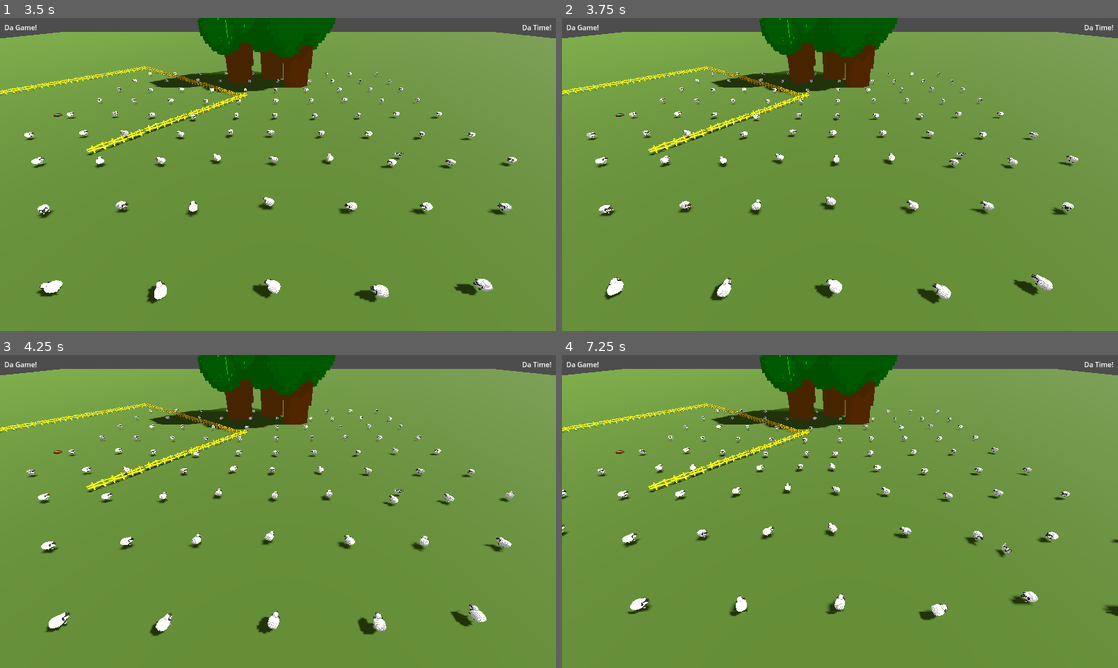
Above: before the commit, frames 1-4 (two rows, left to right).
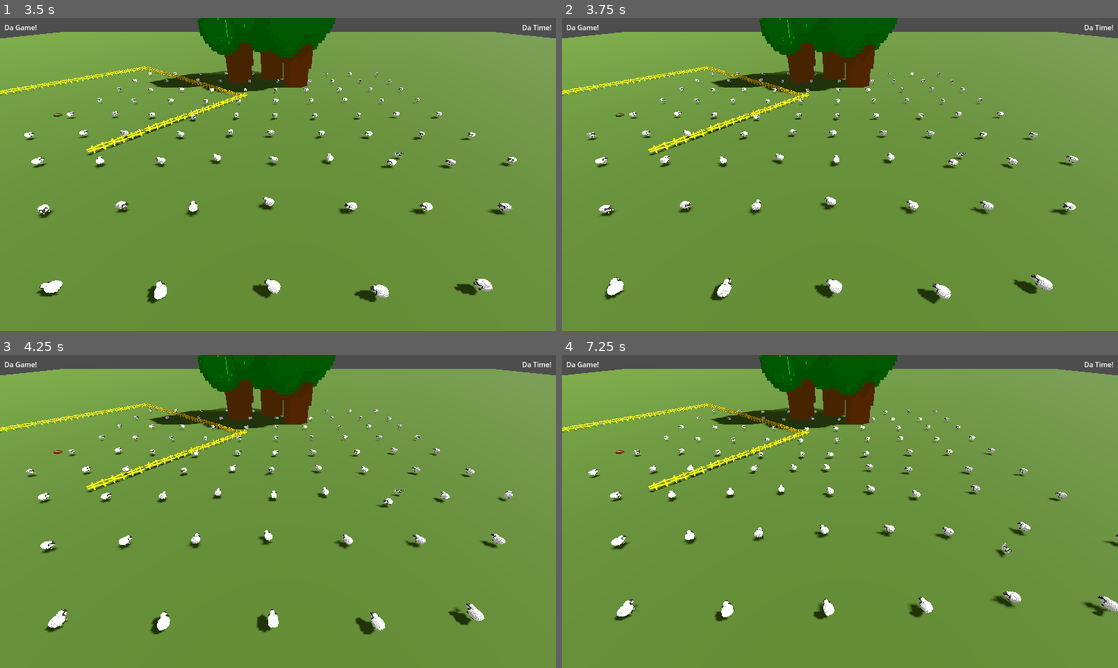
Above: after the commit, the same moments.

Repository: hunttis/ld-58
Game: Godot game, scene res://assets/scenes/master.tscn
Same seed, same stepped clock (60 frames per second), same inputs: the game is played once before the commit and once after it.
Inputs (mouse positions are in pixels of both pictures, inside the frame that each line leads up to):
- Up to frame 1 (3.5 s): click "Start" at 0.5 s; move the mouse to (400, 158) at 1.27 s; click (400, 158) at 1.35 s; move the mouse to (166, 190) at 2.02 s; tap E (ability_e) at 2.1 s; move the mouse to (333, 105) at 2.77 s; hold Q (ability_q) from 2.78 s (still down)
- Up to frame 2 (3.75 s): move the mouse to (812, 237) at 3.52 s; release Q (ability_q) at 3.53 s; tap W (ability_w) at 3.6 s
- Up to frame 3 (4.25 s): no input
- Up to frame 4 (7.25 s): move the mouse to (1006, 558) at 4.27 s; click (1006, 558) at 4.35 s; move the mouse to (673, 464) at 5.02 s; tap E (ability_e) at 5.1 s; move the mouse to (867, 511) at 5.77 s; hold Q (ability_q) 5.78-6.53 s; move the mouse to (756, 433) at 6.52 s; tap W (ability_w) at 6.6 s

Frame 1 is identical in both runs. In frame 2, 0.4% of the frame differs, in the area x 4-93%, y 17-91%; in frame 3, 1.8%; in frame 4, 4.5%, in the area x 0-100%, y 17-86%.

Commit message:
add bark signals too

Diff:
--- a/assets/scenes/game/dog/Bark.tscn
+++ b/assets/scenes/game/dog/Bark.tscn
@@ -31,3 +31,6 @@
 [node name="BarkAudio" type="AudioStreamPlayer3D" parent="."]
 stream = SubResource("AudioStreamRandomizer_kl8mv")
 bus = &"Sound"
+
+[connection signal="body_entered" from="BarkThreatRange" to="." method="_on_bark_threat_range_body_entered"]
+[connection signal="body_exited" from="BarkThreatRange" to="." method="_on_bark_threat_range_body_exited"]
